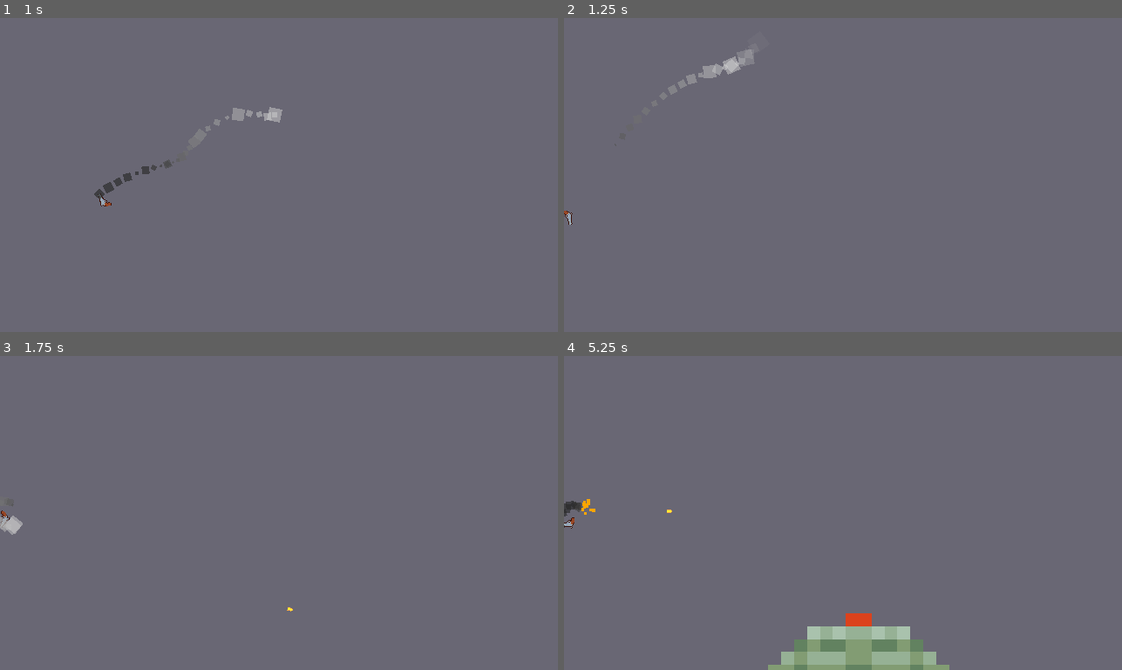
Above: before the commit, frames 1-4 (two rows, left to right).
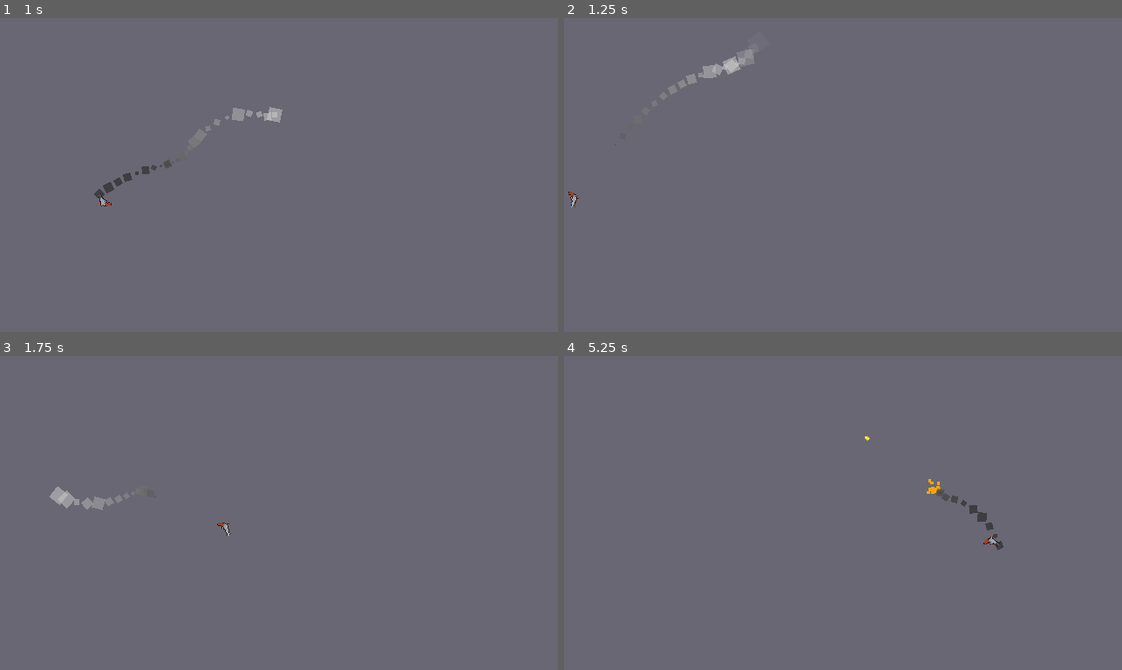
Above: after the commit, the same moments.

Repository: VI6IX/gunning-jump
Game: Godot game, scene res://scenes/main.tscn
Same seed, same stepped clock (60 frames per second), same inputs: the game is played once before the commit and once after it.
Inputs:
- Up to frame 1 (1 s): tap Enter at 0.5 s; tap Space (shoot) at 0.6 s
- Up to frame 2 (1.25 s): no input
- Up to frame 3 (1.75 s): tap Space (shoot) at 1.35 s
- Up to frame 4 (5.25 s): tap Space (shoot) every 0.75 s from 2.1 to 5.1 s

Frame 1 is identical in both runs. In frame 2, less than 0.1% of the frame differs, in the area x 0-3%, y 55-66%; in frame 3, 0.6%; in frame 4, 4.1%, in the area x 0-79%, y 25-100%.

Commit message:
feat: add player response to collision
2D Physics Layer names were updated, adding 'Ground'. There is also a new has_died signal for the player, but its function has not yet been implemented; I will make use of it on the main game's scene script, still to be added.

Diff:
--- a/project.godot
+++ b/project.godot
@@ -38,11 +38,12 @@
 
 [layer_names]
 
-2d_physics/layer_1="Environment"
+2d_physics/layer_1="Walls"
 2d_physics/layer_2="Player"
 2d_physics/layer_3="Bullets"
 2d_physics/layer_4="Targets"
 2d_physics/layer_5="Explosion"
+2d_physics/layer_6="Ground"
 
 [physics]
 
--- a/scenes/main.tscn
+++ b/scenes/main.tscn
@@ -3,9 +3,6 @@
 [ext_resource type="PackedScene" uid="uid://cadv51p4j4u3u" path="res://scenes/player/player.tscn" id="2_0wfyh"]
 [ext_resource type="PackedScene" uid="uid://csmcya0gh24gr" path="res://scenes/landmine/landmine.tscn" id="3_jyhfs"]
 [ext_resource type="PackedScene" uid="uid://dbe4jxyj0n7xx" path="res://scenes/camera/camera_2d.tscn" id="3_sugp2"]
-
-[sub_resource type="RectangleShape2D" id="RectangleShape2D_0wfyh"]
-size = Vector2(655, 70.5)
 
 [sub_resource type="RectangleShape2D" id="RectangleShape2D_sugp2"]
 size = Vector2(24.75, 9094)
@@ -15,6 +12,9 @@
 
 [sub_resource type="RectangleShape2D" id="RectangleShape2D_tbgi4"]
 size = Vector2(714.375, 59.15625)
+
+[sub_resource type="RectangleShape2D" id="RectangleShape2D_tefeu"]
+size = Vector2(698, 71)
 
 [node name="Main" type="Node2D" unique_id=1324312788]
 
@@ -28,31 +28,36 @@
 limit_bottom = 358
 player = NodePath("../Player")
 
-[node name="Bounds" type="StaticBody2D" parent="." unique_id=692232391]
+[node name="Area2D" type="Area2D" parent="." unique_id=1388245386]
+collision_mask = 6
 
-[node name="CollisionShape2D" type="CollisionShape2D" parent="Bounds" unique_id=186265077]
-position = Vector2(322, 377)
-shape = SubResource("RectangleShape2D_0wfyh")
-
-[node name="ColorRect" type="ColorRect" parent="Bounds/CollisionShape2D" unique_id=1122145750]
-offset_left = -327.00003
-offset_top = -35.0
-offset_right = -287.00003
-offset_bottom = 5.0
-scale = Vector2(16.405445, 1.7209302)
-color = Color(0.57, 0.4104, 0.33060002, 1)
-
-[node name="CollisionShape2D2" type="CollisionShape2D" parent="Bounds" unique_id=1547620608]
+[node name="CollisionShape2D2" type="CollisionShape2D" parent="Area2D" unique_id=1547620608]
 position = Vector2(652.375, -4116)
 shape = SubResource("RectangleShape2D_sugp2")
 
-[node name="CollisionShape2D3" type="CollisionShape2D" parent="Bounds" unique_id=1850737239]
+[node name="CollisionShape2D3" type="CollisionShape2D" parent="Area2D" unique_id=1850737239]
 position = Vector2(-11.875, -4117)
 shape = SubResource("RectangleShape2D_jyhfs")
 
-[node name="CollisionShape2D4" type="CollisionShape2D" parent="Bounds" unique_id=1566328911]
+[node name="CollisionShape2D4" type="CollisionShape2D" parent="Area2D" unique_id=1566328911]
 position = Vector2(307.8125, -8693.422)
 shape = SubResource("RectangleShape2D_tbgi4")
+
+[node name="Area2D2" type="Area2D" parent="." unique_id=1748373847]
+collision_layer = 32
+collision_mask = 6
+
+[node name="CollisionShape2D" type="CollisionShape2D" parent="Area2D2" unique_id=1728860802]
+position = Vector2(330, 394.5)
+shape = SubResource("RectangleShape2D_tefeu")
+
+[node name="ColorRect" type="ColorRect" parent="Area2D2/CollisionShape2D" unique_id=447554701]
+offset_left = -350.0
+offset_top = -52.500008
+offset_right = -310.0
+offset_bottom = -12.500008
+scale = Vector2(17.488722, 2.2299943)
+color = Color(0.6123906, 0.41004652, 0.187949, 1)
 
 [node name="Landmine" parent="." unique_id=1135800262 instance=ExtResource("3_jyhfs")]
 position = Vector2(338, 320)
--- a/scenes/player/player.gd
+++ b/scenes/player/player.gd
@@ -14,6 +14,8 @@
 
 var can_shoot: bool = true
 var direction: Vector2
+
+signal has_died
 
 func _ready() -> void:
 	rotation_speed = default_rotation_speed
@@ -74,3 +76,11 @@
 
 func _on_fire_rate_timeout() -> void:
 	can_shoot = true
+
+func _on_area_2d_area_entered(area: Area2D) -> void:
+	if area.get_collision_layer_value(1) or area.get_collision_layer_value(5):
+		velocity = -velocity
+		rotation_speed = -rotation_speed
+	elif area.get_collision_layer_value(4) or area.get_collision_layer_value(6):
+		has_died.emit()
+		print("Player has_died signal emitted.")
--- a/scenes/player/player.tscn
+++ b/scenes/player/player.tscn
@@ -9,8 +9,14 @@
 [sub_resource type="CircleShape2D" id="CircleShape2D_dovo2"]
 radius = 6.0000005
 
+[sub_resource type="CapsuleShape2D" id="CapsuleShape2D_p47bc"]
+radius = 3.5601199
+height = 20.0
+
 [node name="Player" type="CharacterBody2D" unique_id=2002667588 node_paths=PackedStringArray("muzzle_flash", "smoke")]
 z_index = 1
+collision_layer = 2
+collision_mask = 33
 motion_mode = 1
 script = ExtResource("1_dovo2")
 bullet = ExtResource("2_gmlin")
@@ -43,4 +49,14 @@
 [node name="CollisionShape2D" type="CollisionShape2D" parent="." unique_id=1266638103]
 shape = SubResource("CircleShape2D_dovo2")
 
+[node name="Area2D" type="Area2D" parent="." unique_id=537538997]
+collision_layer = 2
+collision_mask = 57
+
+[node name="CollisionShape2D" type="CollisionShape2D" parent="Area2D" unique_id=746746543]
+position = Vector2(1, 0)
+rotation = 0.89963335
+shape = SubResource("CapsuleShape2D_p47bc")
+
 [connection signal="timeout" from="FireRate" to="." method="_on_fire_rate_timeout"]
+[connection signal="area_entered" from="Area2D" to="." method="_on_area_2d_area_entered"]
